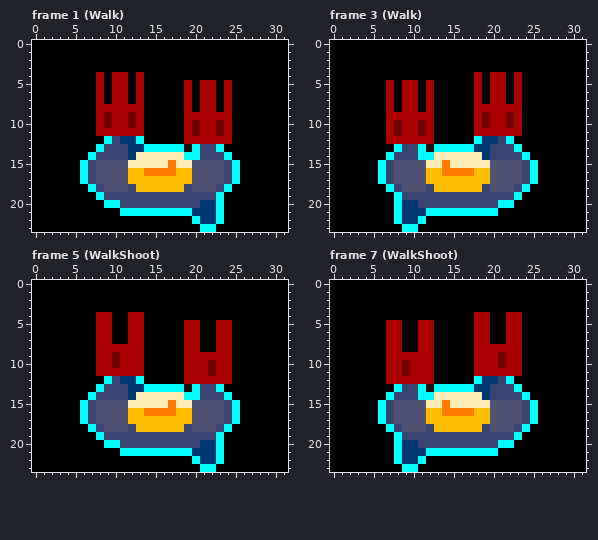
Pixel-art file, stored at assets/phakman.ase. This is how it looked before the edit.
32x24 pixels, 10 frames. Shown: frame 1 (Walk), frame 3 (Walk), frame 5 (WalkShoot), frame 7 (WalkShoot).
New version:
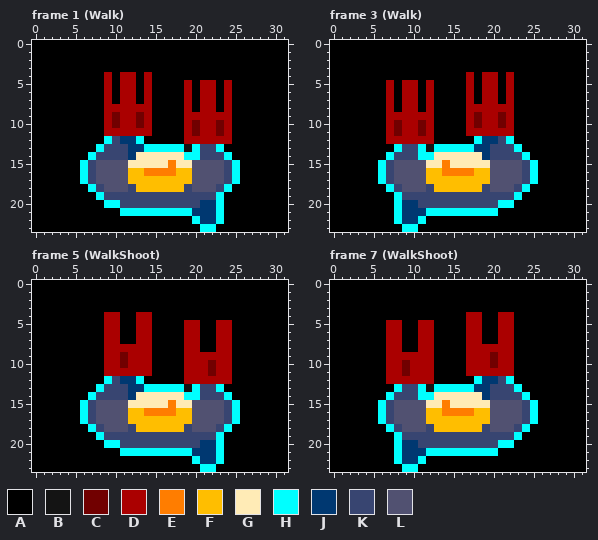
Palette (. is transparent): A #000000  B #141414  C #710000  D #aa0000  E #ff7d00  F #ffbe00  G #ffebb6  H #00ffff  J #003871  K #384571  L #515171
The commit says: updating character animations
The exact change:
Frame 1 (Walk), layer "Lock&Stock":
The author changed colour D to colour A in rows 4 to 7 at x 8, 10 and 13; in rows 8 to 11 at x 8.
The author changed colour D to colour C in rows 9 to 10 at x 10 and 13.
The author changed colour A to colour D in rows 4 to 7 at x 9, 12 and 14; in rows 8 to 11 at x 14.
The author changed colour C to colour D in rows 9 to 10 at x 9 and 12.
Frame 3 (Walk), layer "Lock&Stock":
The author changed colour D to colour A in rows 4 to 7 at x 18, 21 and 23; in rows 8 to 11 at x 23.
The author changed colour D to colour C in rows 9 to 10 at x 18 and 21.
The author changed colour A to colour D in rows 4 to 7 at x 17, 19 and 22; in rows 8 to 11 at x 17.
The author changed colour C to colour D in rows 9 to 10 at x 19 and 22.
Frame 5 (WalkShoot), layer "Lock&Stock":
The author changed colour D to colour A in rows 4 to 7 at x 8 and 12; in rows 8 to 11 at x 8.
The author changed colour D to colour C in rows 9 to 10 at x 11.
The author changed colour A to colour D in rows 4 to 7 at x 10 and 14; in rows 8 to 11 at x 14.
The author changed colour C to colour D in rows 9 to 10 at x 10.
Frame 7 (WalkShoot), layer "Lock&Stock":
The author changed colour D to colour A in rows 4 to 7 at x 19 and 23; in rows 8 to 11 at x 23.
The author changed colour D to colour C in rows 9 to 10 at x 20.
The author changed colour A to colour D in rows 4 to 7 at x 17 and 21; in rows 8 to 11 at x 17.
The author changed colour C to colour D in rows 9 to 10 at x 21.
Changed places in both pictures, as pixel boxes (x1, y1, x2, y2):
changed: (96, 72, 152, 136)
changed: (466, 72, 522, 136)
changed: (96, 312, 152, 376)
changed: (466, 312, 522, 376)
